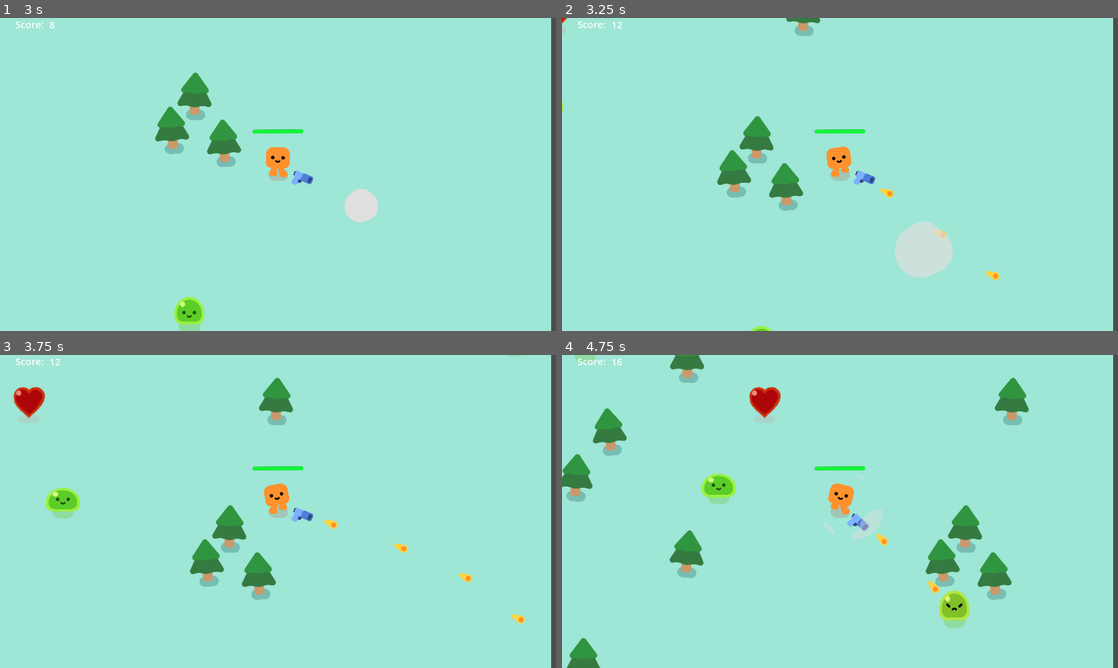
Above: before the commit, frames 1-4 (two rows, left to right).
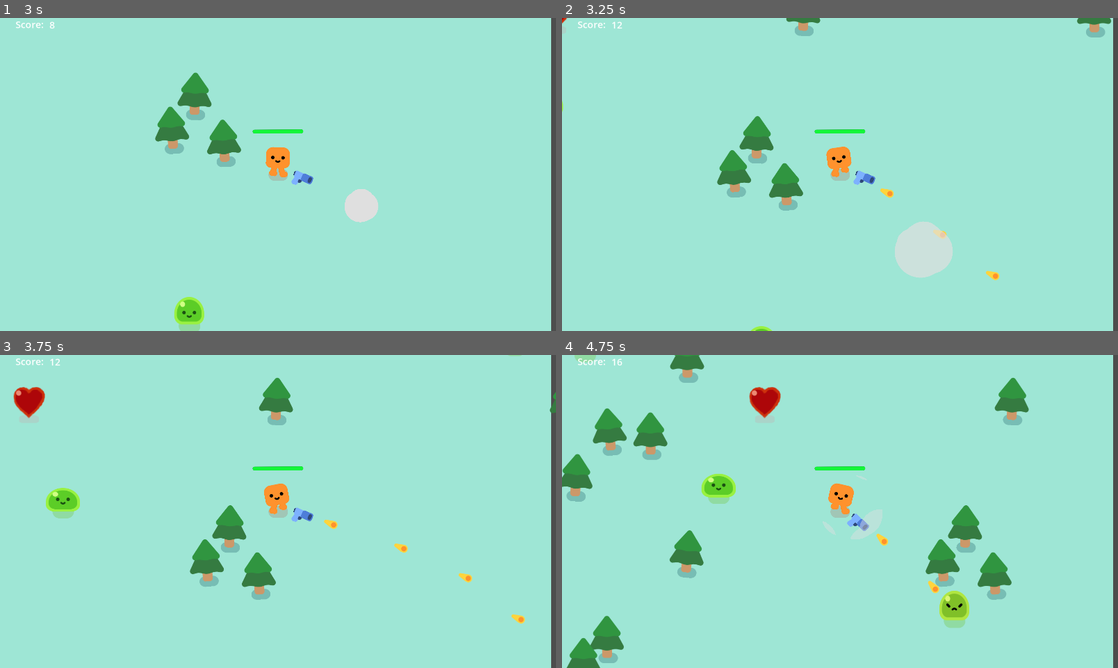
Above: after the commit, the same moments.

Repository: eklownr/Godot2d
Game: Godot game, scene res://suvivers_game.tscn
Two runs of this game, one before a commit and one after it. Both use one fixed random seed, a clock stepped at 60 frames per second and the inputs below.
Inputs:
- Up to frame 1 (3 s): tap Enter (restart) at 0.5 s; hold D (move_right) 0.53-1.28 s; hold S (move_down) 1.28-2.03 s; hold D (move_right) 2.03-2.78 s; hold W (move_up) from 2.78 s (still down)
- Up to frame 2 (3.25 s): keep holding W (move_up)
- Up to frame 3 (3.75 s): release W (move_up) at 3.53 s; hold A (move_left) from 3.53 s (still down)
- Up to frame 4 (4.75 s): keep holding A (move_left); tap Enter (restart) at 4.15 s

Frame 1 is identical in both runs. In frame 2, 0.2% of the frame differs, in the area x 92-99%, y 0-7%; in frame 3, less than 0.1%; in frame 4, 1.1%, in the area x 5-19%, y 18-99%.

Commit message:
ändrad:        .godot/editor/editor_layout.cfg 	ändrad:        .godot/editor/filesystem_cache8 	ändrad:        .godot/editor/filesystem_update4 	ändrad:        .godot/editor/mob.tscn-editstate-5b94865898bd9b5cb44e426bf42f6f48.cfg 	ändrad:        .godot/editor/pine_tree.tscn-editstate-bf993d67081309dd66a6fbfd837d4c3c.cfg 	ändrad:        .godot/editor/project_metadata.cfg 	ändrad:        .godot/editor/recent_dirs 	ändrad:        .godot/editor/script_editor_cache.cfg 	ändrad:        .godot/editor/suvivers_game.tscn-editstate-ec64355f2f59dfe14b5d681f8ae084b2.cfg 	ändrad:        .godot/editor/suvivers_game.tscn-folding-ec64355f2f59dfe14b5d681f8ae084b2.cfg 	ändrad:        .godot/exported/133200997/export-5b94865898bd9b5cb44e426bf42f6f48-mob.scn 	ändrad:        .godot/exported/133200997/export-6350fccf6e14d2f0c891730ee1d2c6cd-bullet.scn 	ändrad:        .godot/exported/133200997/export-b254bef953a17239ecd110db09321b87-gun.scn 	ändrad:        .godot/exported/133200997/export-bf993d67081309dd66a6fbfd837d4c3c-pine_tree.scn 	ändrad:        .godot/exported/133200997/export-ec64355f2f59dfe14b5d681f8ae084b2-suvivers_game.scn 	ändrad:        .godot/exported/133200997/file_cache 	ändrad:        .godot/uid_cache.bin 	ändrad:        export_presets.cfg 	ändrad:        item.gd 	ändrad:        mob.gd 	ändrad:        pine_tree.tscn 	ändrad:        suvivers_game.gd 	.godot/editor/export-8483fa81b63c99379aead3ad42088602-item.scn-folding-af5fe9613cf9b32d008e0fcd53e0d4ad.cfg 	.godot/editor/export-b2e26e438636898eddb9e1b54f81a9ee-heart.scn-folding-3c22ad06f91d6aabf307cb23ec5a05ed.cfg 	.godot/editor/pine_tree.gd-folding-ad8ede5c664117194814203c5bf4069e.cfg 	.godot/exported/133200997/export-8483fa81b63c99379aead3ad42088602-item.scn 	.godot/exported/133200997/export-b2e26e438636898eddb9e1b54f81a9ee-heart.scn 	pine_tree.gd 	web/

Diff:
--- a/item.gd
+++ b/item.gd
@@ -1,6 +1,6 @@
 extends Area2D
 
-var health = 5
+
 @onready var player = get_node("/root/Game/player")
 #@onready var gun = get_node("/root/Game/player/Gun")
 
@@ -9,13 +9,9 @@
 	pass
 
 
-func _physics_process(_delta):
-	pass
+func restart():
+	die()
 
-func take_damage():
-	health -= 1
-	if health < 0:
-		die()
 
 func die():
 	queue_free()
--- a/mob.gd
+++ b/mob.gd
@@ -12,13 +12,19 @@
 	velocity = direction * 300
 	move_and_slide()
 
+func die():
+	queue_free()
+	const SMOKE_SCENE = preload("res://smoke_explosion/smoke_explosion.tscn")
+	var smoke = SMOKE_SCENE.instantiate()
+	get_parent().add_child(smoke)
+	smoke.global_position = global_position
+
+func restart():
+	die()
+
 func take_damage():
 	player.score += 1
 	health -= 1
 	%Slime.play_hurt()
 	if health < 0:
-		queue_free()
-		const SMOKE_SCENE = preload("res://smoke_explosion/smoke_explosion.tscn")
-		var smoke = SMOKE_SCENE.instantiate()
-		get_parent().add_child(smoke)
-		smoke.global_position = global_position
+		die()
--- a/pine_tree.tscn
+++ b/pine_tree.tscn
@@ -1,6 +1,7 @@
-[gd_scene load_steps=4 format=3 uid="uid://byt5n3frbq0y3"]
+[gd_scene load_steps=5 format=3 uid="uid://byt5n3frbq0y3"]
 
 [ext_resource type="Texture2D" uid="uid://b7rhtttevhxtj" path="res://characters/ground_shadow.png" id="1_fw18q"]
+[ext_resource type="Script" path="res://pine_tree.gd" id="1_su3wo"]
 [ext_resource type="Texture2D" uid="uid://caqfk2xng5v5u" path="res://trees/pine_tree.png" id="2_pi3e0"]
 
 [sub_resource type="CircleShape2D" id="CircleShape2D_c1ss3"]
@@ -9,6 +10,7 @@
 [node name="pineTree" type="StaticBody2D"]
 collision_layer = 4
 collision_mask = 15
+script = ExtResource("1_su3wo")
 
 [node name="GroundShadow" type="Sprite2D" parent="."]
 modulate = Color(0.223529, 0.486275, 0.498039, 0.384314)
--- a/suvivers_game.gd
+++ b/suvivers_game.gd
@@ -6,18 +6,22 @@
 func _ready():
 	%GameOver.visible = false
 
-
 func spawn_mob():
 	var new_mob = preload("res://mob.tscn").instantiate()
 	%PathFollow2D.progress_ratio = randf()
 	new_mob.global_position = %PathFollow2D.global_position
 	add_child(new_mob)
 
+func spawn_tree():
+	var new_tree = preload("res://pine_tree.tscn").instantiate()
+	%PathFollow2D.progress_ratio = randf()
+	new_tree.global_position = %PathFollow2D.global_position
+	add_child(new_tree)
 
 func _on_timer_timeout():
 	scoreLable.text = str(player.score)
 	spawn_mob()
-
+	spawn_tree()
 
 func _on_player_health_depleted():
 	%GameOver.visible = true
@@ -27,9 +31,8 @@
 		# kill all mob-ememies
 		var children = get_children()
 		for child in children:
-			if child.has_method("take_damage"):
-				for i in 6:
-					child.take_damage()
+			if child.has_method("restart"):
+				child.restart()
 		%player.score = 0
 		%player.health = 100
 		%player/ProgressBar.value = 100
Not shown, changed: export_presets.cfg
